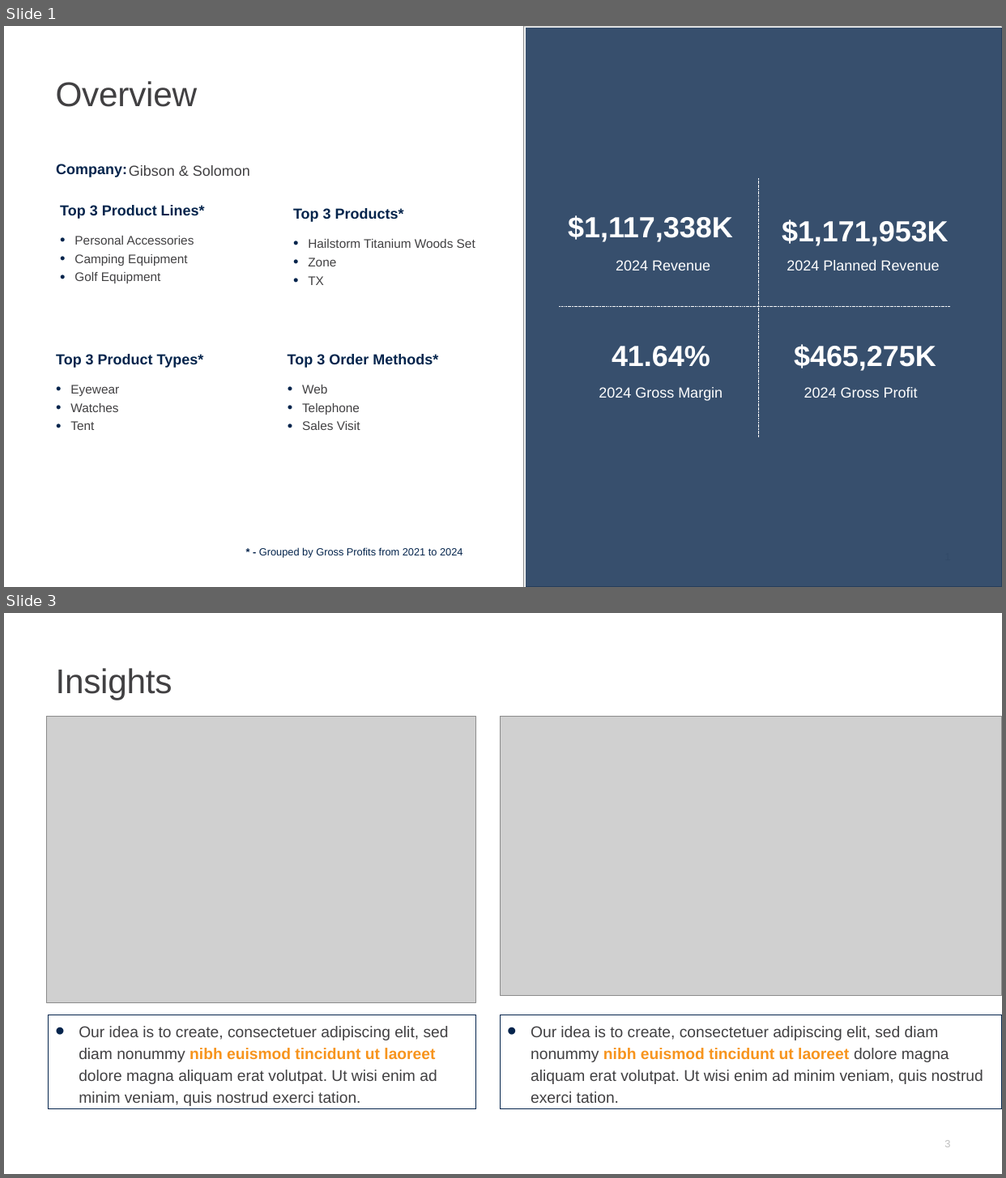
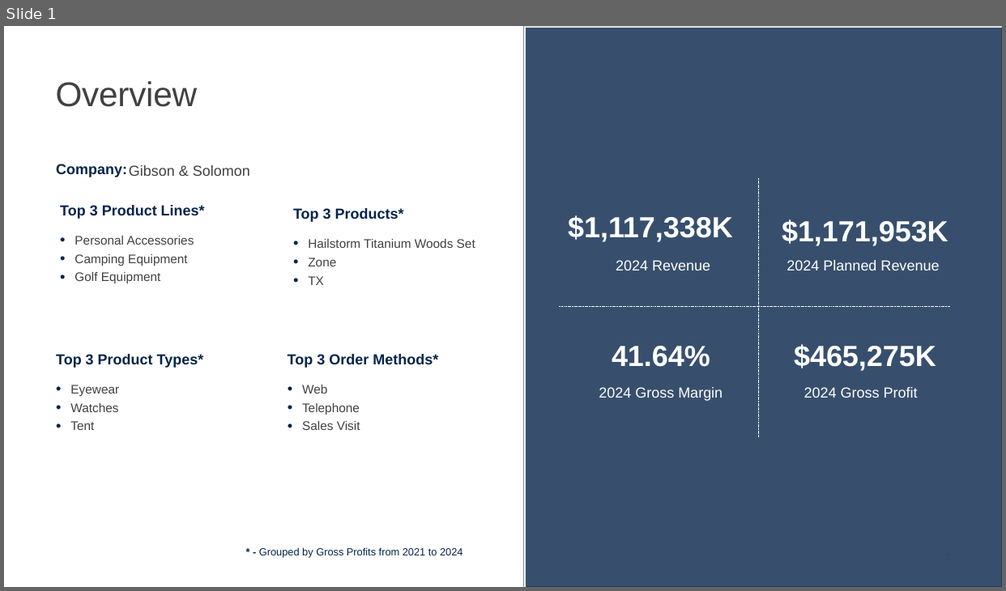
Before and after one commit to edimaudo/hackathon_coding_challenges, a slide deck: afp_challenge/afp_challenge_deck.pptx. Shown one above the other, each under a label of ours: slides 1 and 3 before the commit, slide 1 after it; the slides between them are not shown. The pictures are 1006x1178 and 1006x591 pixels, drawn with LibreOffice and Linux fonts; fonts in the diff are those of the drawing; grey boxes stand for pictures. Boxes give left, top, right and bottom in pixels: in the first picture for what was removed or moved away, otherwise in the second. Text is boxed around its words. In the diff, an @@ line names an element or a change of style, - is before the commit and + after.

```diff
--- a/afp_challenge/afp_challenge_deck.pptx
+++ b/afp_challenge/afp_challenge_deck.pptx
@@ slide 3 removed at (4,613,1002,1174), background #FFFFFF @@
@@ title removed at (56,668,172,700) @@
-Insights
@@ picture removed at (46,717,475,1003) @@
@@ picture removed at (501,717,1002,995) @@
@@ rectangle removed at (49,1016,476,1110) @@
-• Our idea is to create, consectetuer adipiscing elit, sed diam nonummy nibh euismod tincidunt ut laoreet dolore magna aliquam erat volutpat. Ut wisi enim ad minim veniam, quis nostrud exerci tation.
@@ rectangle removed at (501,1016,1002,1110) @@
-• Our idea is to create, consectetuer adipiscing elit, sed diam nonummy nibh euismod tincidunt ut laoreet dolore magna aliquam erat volutpat. Ut wisi enim ad minim veniam, quis nostrud exerci tation.
@@ page number removed at (944,1140,950,1148) @@
-3
```
Also in this commit, not shown: 1 slide changed, 2 slides added, 1 other slide removed.
